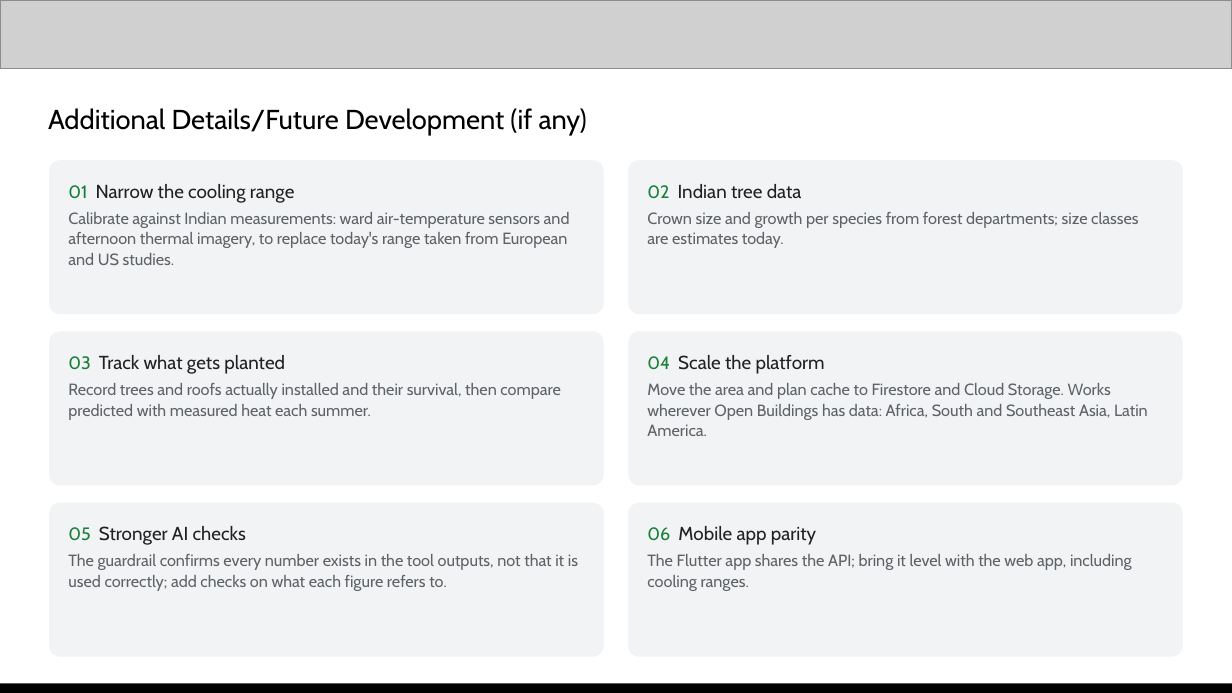
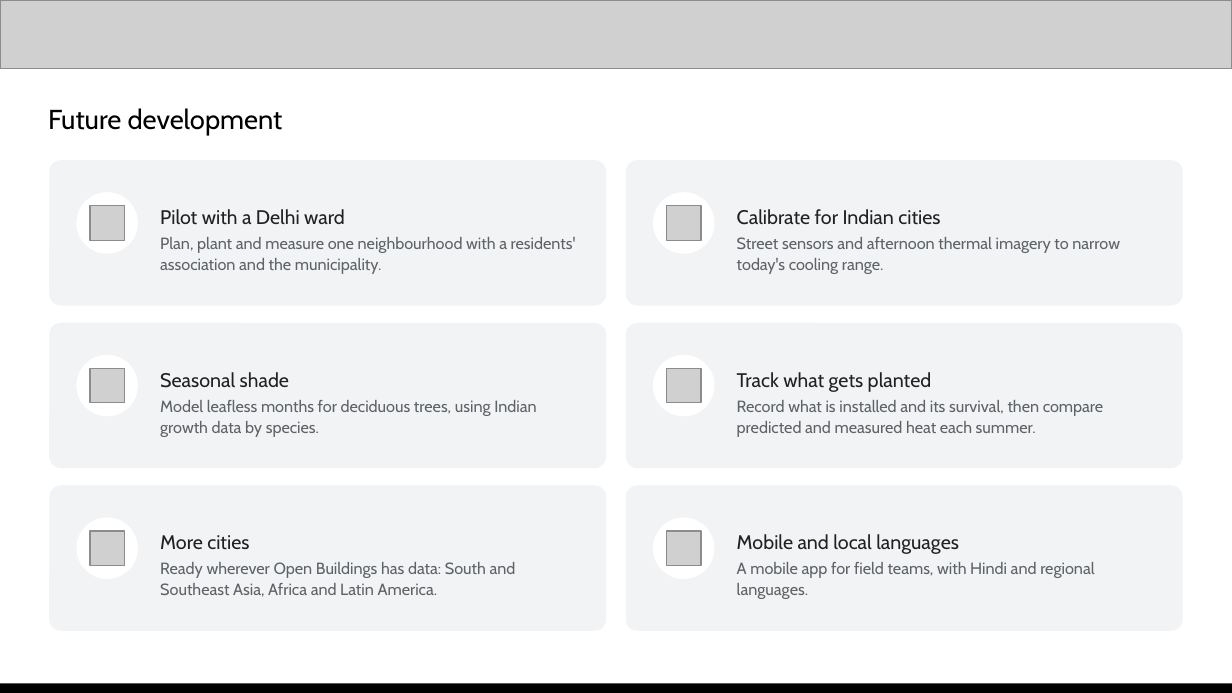
Before and after one commit to lohiyakeshav/LeafIt, a slide deck: slide 12 of docs/submission/LeafIt_Submission.pptx. Drawn at 1232x693 pixels with LibreOffice and Linux fonts; fonts in the diff are those of the drawing; grey boxes stand for pictures. Boxes give left, top, right and bottom in pixels: in the first picture for what was removed or moved away, otherwise in the second. Text is boxed around its words. In the diff, an @@ line names an element or a change of style, - is before the commit and + after.

```diff
--- a/docs/submission/LeafIt_Submission.pptx
+++ b/docs/submission/LeafIt_Submission.pptx
@@ text at (48, 108, 283, 135): text changed @@
-Additional Details/Future Development (if any)
+Future development
@@ rounded rectangle: place and size @@
-rounded rectangle at (49, 160, 604, 314)
+rounded rectangle at (49, 160, 606, 306)
@@ rounded rectangle at (49, 160, 606, 306): proportions changed @@
@@ rounded rectangle at (626, 160, 1183, 306): proportions changed @@
@@ rounded rectangle: place and size @@
-rounded rectangle at (628, 160, 1183, 314)
+rounded rectangle at (626, 160, 1183, 306)
@@ text in rounded rectangle at (68, 184, 570, 265): text removed @@
-01 Narrow the cooling range
-Calibrate against Indian measurements: ward air-temperature sensors and afternoon thermal imagery, to replace today's range taken from European and US studies.
@@ ellipse added at (76, 192, 138, 254), fill #FFFFFF @@
@@ picture added at (90, 206, 124, 240) @@
@@ text added at (160, 209, 576, 274), 9.5 pt, text #5F6368 @@
+Pilot with a Delhi ward
+Plan, plant and measure one neighbourhood with a residents' association and the municipality.
@@ text in rounded rectangle at (647, 184, 1138, 248): text removed @@
-02 Indian tree data
-Crown size and growth per species from forest departments; size classes are estimates today.
@@ ellipse added at (653, 192, 715, 254), fill #FFFFFF @@
@@ picture added at (667, 206, 701, 240) @@
@@ text added at (737, 209, 1120, 274), 9.5 pt, text #5F6368 @@
+Calibrate for Indian cities
+Street sensors and afternoon thermal imagery to narrow today's cooling range.
@@ rounded rectangle added at (49, 323, 606, 468), fill #F1F3F4 @@
@@ rounded rectangle added at (626, 323, 1183, 468), fill #F1F3F4 @@
@@ rounded rectangle removed at (49, 331, 604, 485) @@
-03 Track what gets planted
-Record trees and roofs actually installed and their survival, then compare predicted with measured heat each summer.
@@ ellipse added at (76, 355, 138, 416), fill #FFFFFF @@
@@ rounded rectangle removed at (628, 331, 1183, 485) @@
-04 Scale the platform
-Move the area and plan cache to Firestore and Cloud Storage. Works wherever Open Buildings has data: Africa, South and Southeast Asia, Latin America.
@@ ellipse added at (653, 355, 715, 416), fill #FFFFFF @@
@@ picture added at (90, 368, 124, 403) @@
@@ text added at (160, 372, 536, 437), 9.5 pt, text #5F6368 @@
+Seasonal shade
+Model leafless months for deciduous trees, using Indian growth data by species.
@@ picture added at (667, 368, 701, 403) @@
@@ text added at (737, 372, 1103, 437), 9.5 pt, text #5F6368 @@
+Track what gets planted
+Record what is installed and its survival, then compare predicted and measured heat each summer.
@@ rounded rectangle removed at (49, 503, 604, 657) @@
-05 Stronger AI checks
-The guardrail confirms every number exists in the tool outputs, not that it is used correctly; add checks on what each figure refers to.
@@ rounded rectangle added at (49, 485, 606, 631), fill #F1F3F4 @@
@@ rounded rectangle added at (626, 485, 1183, 631), fill #F1F3F4 @@
@@ rounded rectangle removed at (628, 503, 1183, 657) @@
-06 Mobile app parity
-The Flutter app shares the API; bring it level with the web app, including cooling ranges.
@@ ellipse added at (76, 517, 138, 579), fill #FFFFFF @@
@@ picture added at (90, 531, 124, 565) @@
@@ text added at (160, 535, 516, 597), 9.5 pt, text #5F6368 @@
+More cities
+Ready wherever Open Buildings has data: South and Southeast Asia, Africa and Latin America.
@@ ellipse added at (653, 517, 715, 579), fill #FFFFFF @@
@@ picture added at (667, 531, 701, 565) @@
@@ text added at (737, 534, 1094, 599), 9.5 pt, text #5F6368 @@
+Mobile and local languages
+A mobile app for field teams, with Hindi and regional languages.
```
Also in this commit, not shown: 10 other slides changed, 1 slide added, 1 slide removed, 2 other files.
